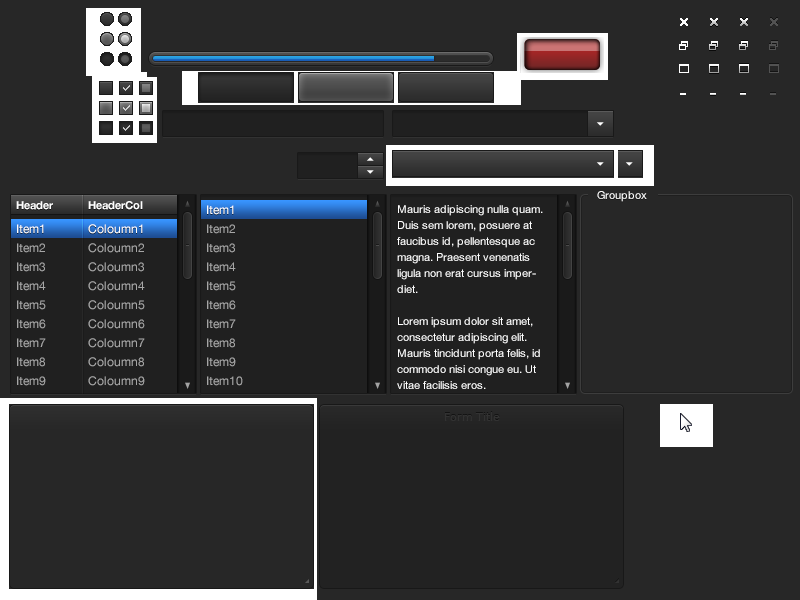
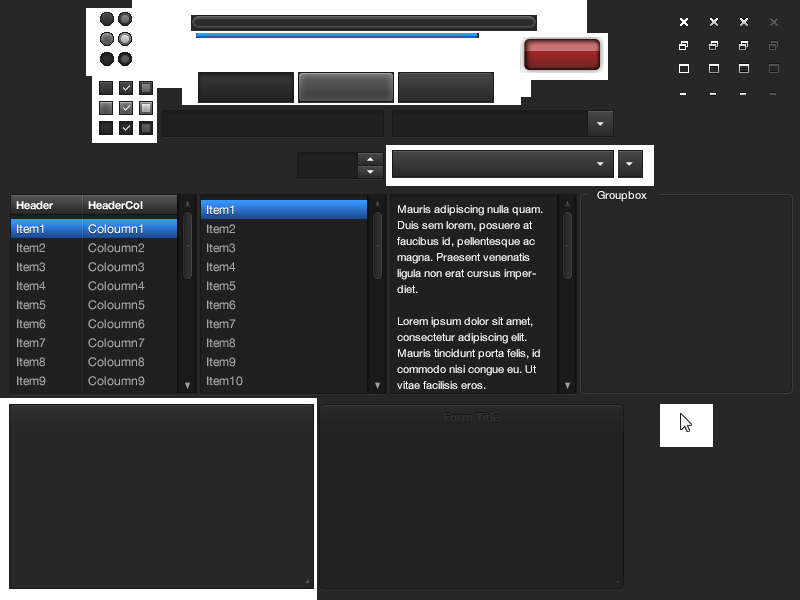
Layers edited between the first and the second 800 x 600 image:
added layer "slider glow bar #1" above "slider track" over [left=196, top=33, right=479, bottom=38]
added layer "slider track" above "checkboxen" over [left=191, top=15, right=537, bottom=31]
painted on "Minion-UI.png" over [left=132, top=0, right=587, bottom=97]
